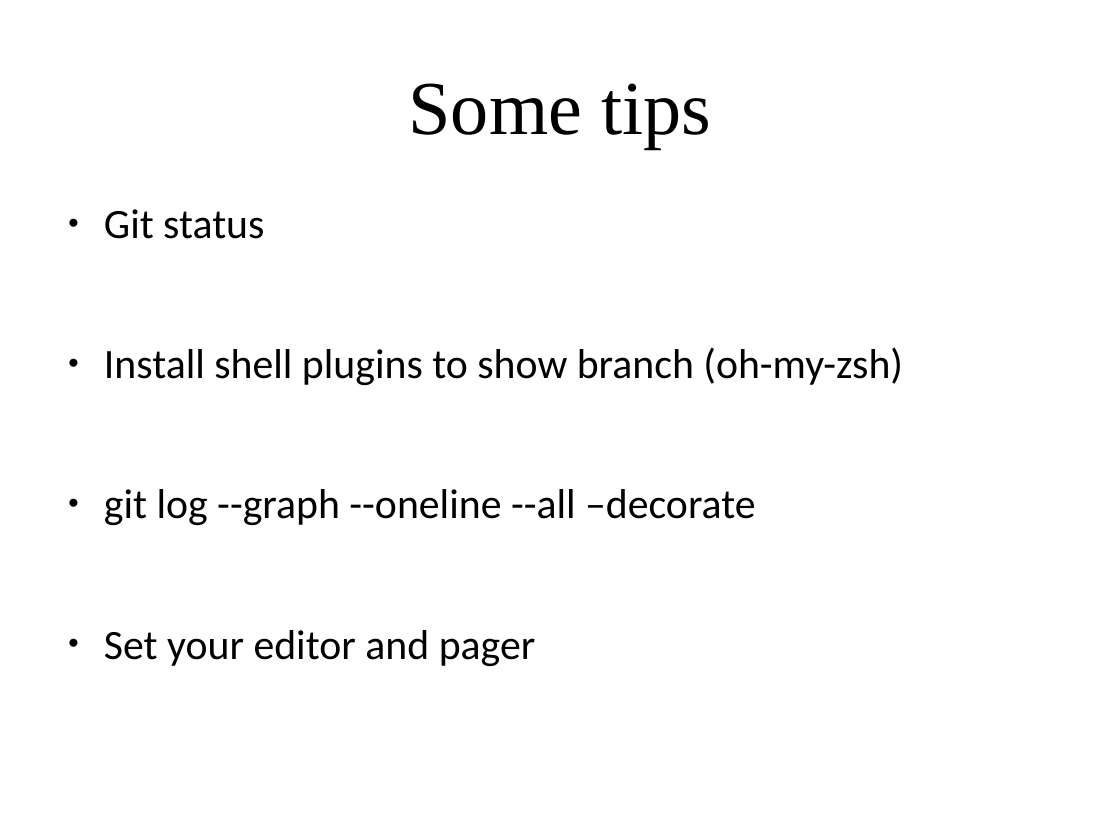
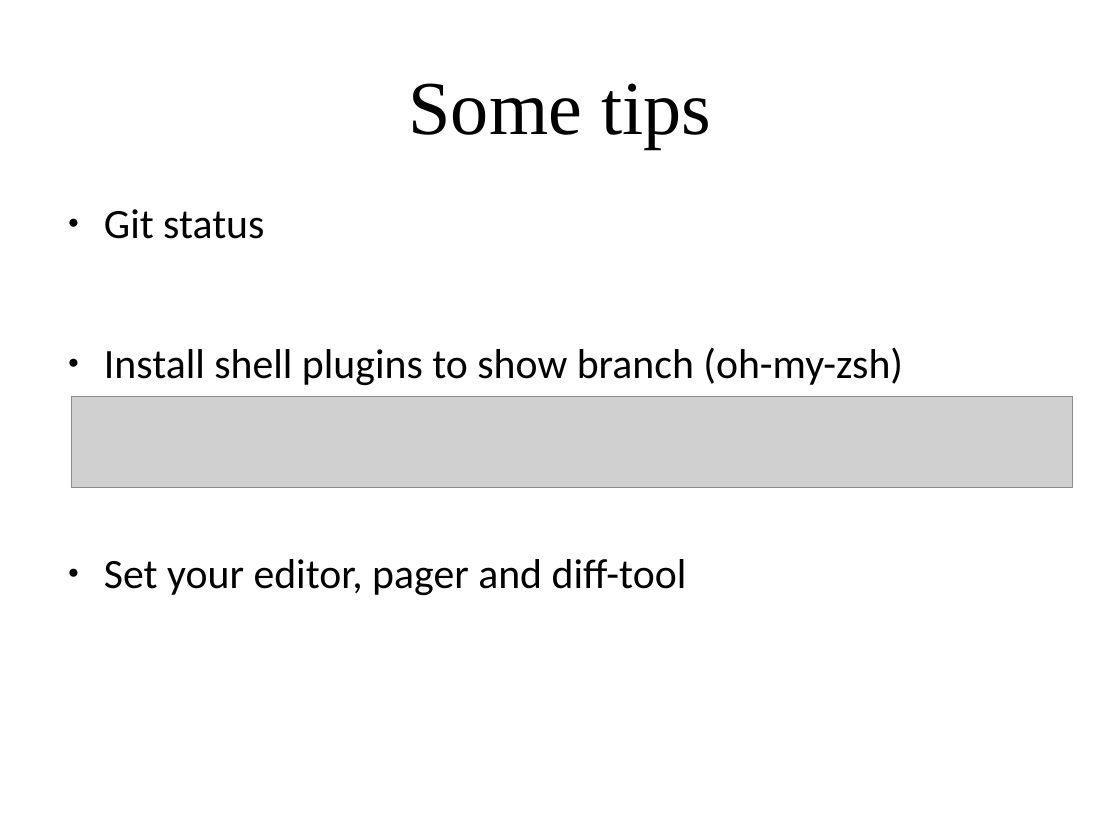
Before and after one commit to amueller/applied_ml_spring_2017, a slide deck: slide 8 of slides/aml-02-012317.odp (slide 7 before the commit). Drawn at 1120x840 pixels with LibreOffice and Linux fonts; fonts in the diff are those of the drawing; grey boxes stand for pictures. Boxes give left, top, right and bottom in pixels: in the first picture for what was removed or moved away, otherwise in the second. Text is boxed around its words. In the diff, an @@ line names an element or a change of style, - is before the commit and + after.

```diff
--- a/slides/aml-02-012317.odp
+++ b/slides/aml-02-012317.odp
@@ picture added at (x1=71, y1=396, x2=1072, y2=488) @@
@@ text at (x1=104, y1=559, x2=687, y2=595): text changed @@
-● git log --graph --oneline --all –decorate
-● Set your editor and pager
+● Set your editor, pager and diff-tool
```
Also in this commit, not shown: 3 other slides changed, 5 slides added, 1 slide removed.
